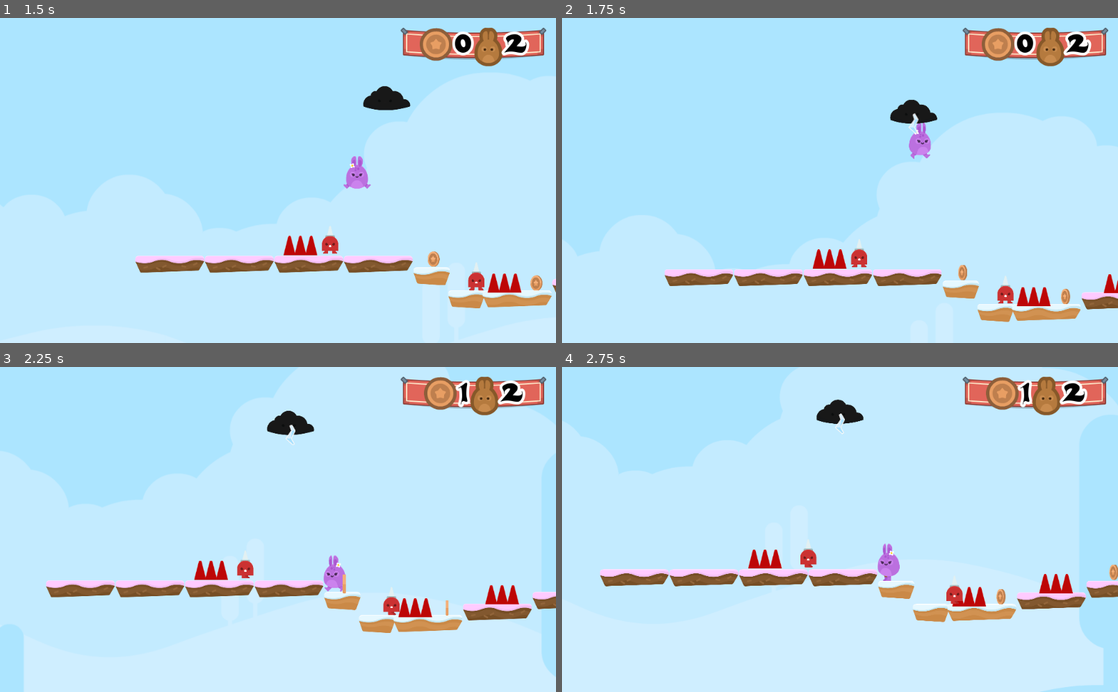
Above: before the commit, frames 1-4 (two rows, left to right).
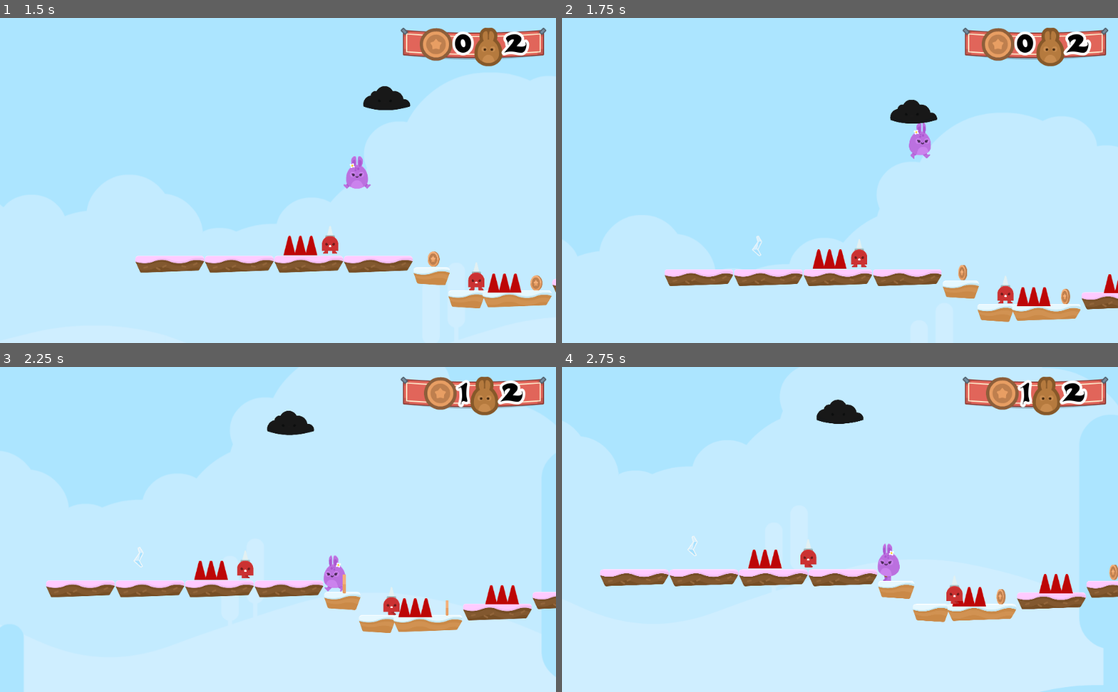
Above: after the commit, the same moments.

Repository: KennedyMungai/SimplePlatformer
Game: Godot game, scene res://Scenes/Levels/Level1.tscn
The game is run twice, just before and just after one commit, with the same random seed, the same clock (stepped at 60 frames per second) and the same inputs.
Inputs:
- Up to frame 1 (1.5 s): hold D (right) from 0.53 s (still down); tap W (jump) at 0.77 s
- Up to frame 2 (1.75 s): keep holding D (right); tap W (jump) at 1.52 s
- Up to frame 3 (2.25 s): release D (right) at 2.03 s; hold A (left) from 2.03 s (still down)
- Up to frame 4 (2.75 s): keep holding A (left)

Frame 1 is identical in both runs. In frame 2, less than 0.1% of the frame differs, in the area x 34-65%, y 29-74%; in frame 3, less than 0.1%; in frame 4, less than 0.1%.

Commit message:
Set the lighning as top[ level so that it does not inherit position information from its parent

Diff:
--- a/Scripts/Lightning.gd
+++ b/Scripts/Lightning.gd
@@ -1 +1,5 @@
 extends Node2D
+
+
+func _ready() -> void:
+	set_as_toplevel(true);
